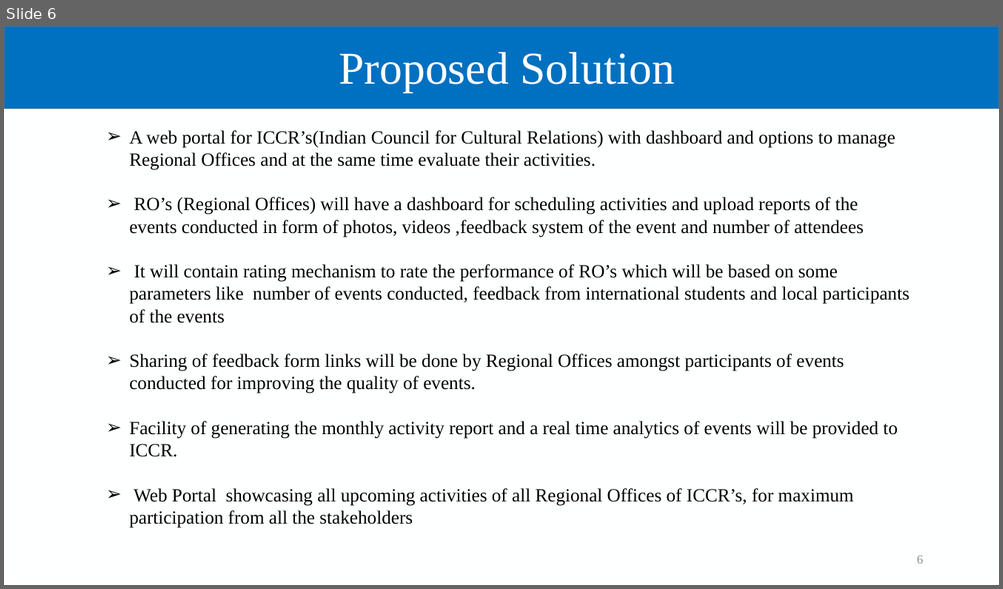
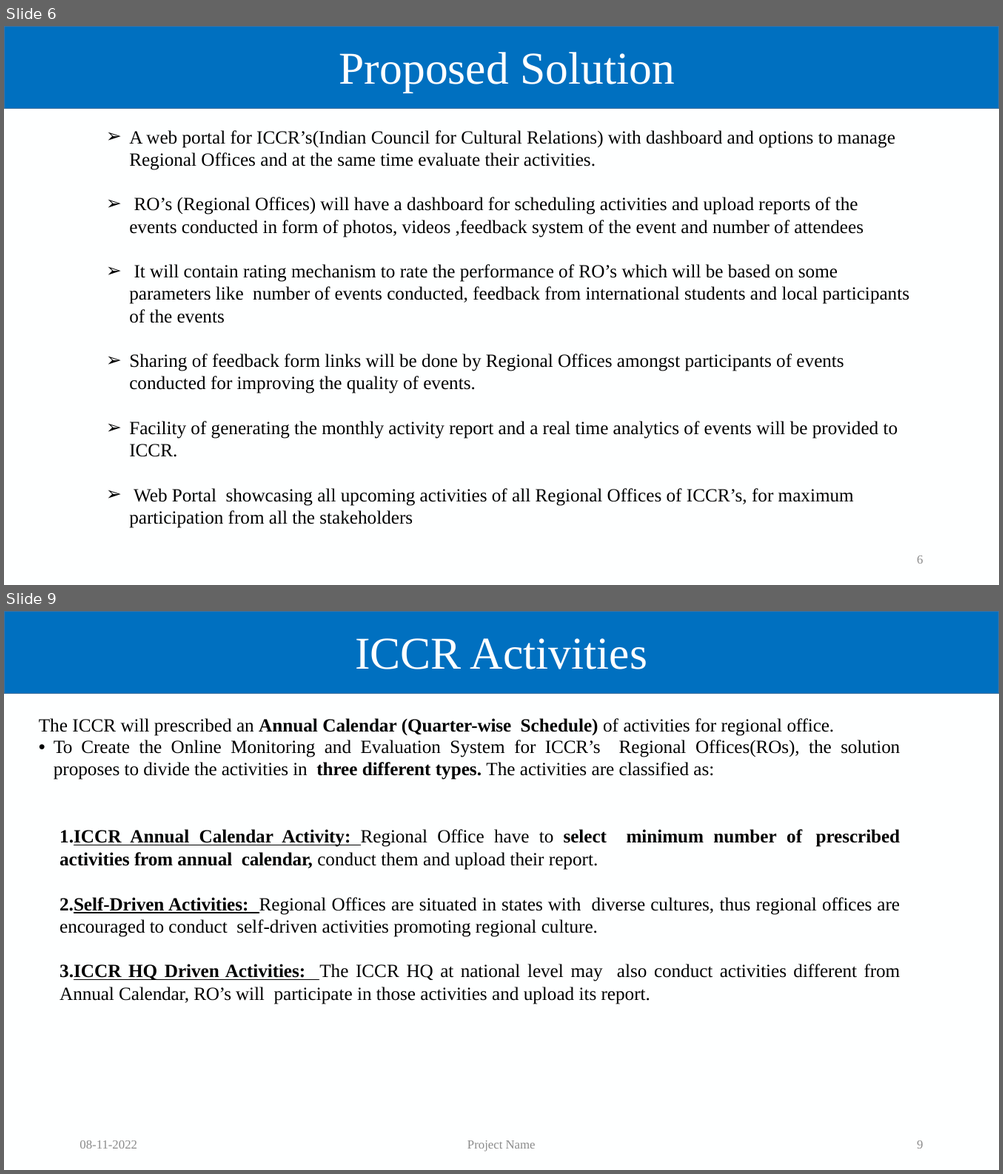
Before and after one commit to SHREYA1402/ICCRswebsite, a slide deck: Progress 1 submitted.pptx. Shown one above the other, each under a label of ours: slide 6 before the commit, slides 6 and 9 after it; the slides between them are not shown. The pictures are 1003x589 and 1003x1174 pixels, drawn with LibreOffice and Linux fonts; fonts in the diff are those of the drawing; background and template pictures are left out. Boxes give left, top, right and bottom in pixels: in the first picture for what was removed or moved away, otherwise in the second. Text is boxed around its words. In the diff, an @@ line names an element or a change of style, - is before the commit and + after.

```diff
--- a/Progress 1 submitted.pptx
+++ b/Progress 1 submitted.pptx
@@ slide 9 added at (4, 611, 999, 1170), background #FEFFFF; not listed: 1 template element that a slide beside it also shows @@
@@ title added at (355, 638, 647, 669), 44 pt, text #FFFFFF @@
+ICCR Activities
@@ text added at (39, 718, 900, 1005), 18 pt, text #000000 @@
+The ICCR will prescribed an Annual Calendar (Quarter-wise Schedule) of activities for regional office.
+• To Create the Online Monitoring and Evaluation System for ICCR’s Regional Offices(ROs), the solution proposes to divide the activities in three different types. The activities are classified as:
+  1.ICCR Annual Calendar Activity: Regional Office have to select minimum number of prescribed activities from annual calendar, conduct them and upload their report.
+  2.Self-Driven Activities: Regional Offices are situated in states with diverse cultures, thus regional offices are encouraged to conduct self-driven activities promoting regional culture.
+  3.ICCR HQ Driven Activities: The ICCR HQ at national level may also conduct activities different from Annual Calendar, RO’s will participate in those activities and upload its report.
@@ text added at (79, 1141, 137, 1149), 12 pt, text #8C8C8C @@
+08-11-2022
@@ text added at (467, 1141, 535, 1152), 12 pt, text #8C8C8C @@
+Project Name
@@ page number added at (916, 1141, 922, 1149), 12 pt, text #8C8C8C @@
+9
```
Also in this commit, not shown: 2 slides changed, 2 other slides added, 1 slide removed, 2 other files.
